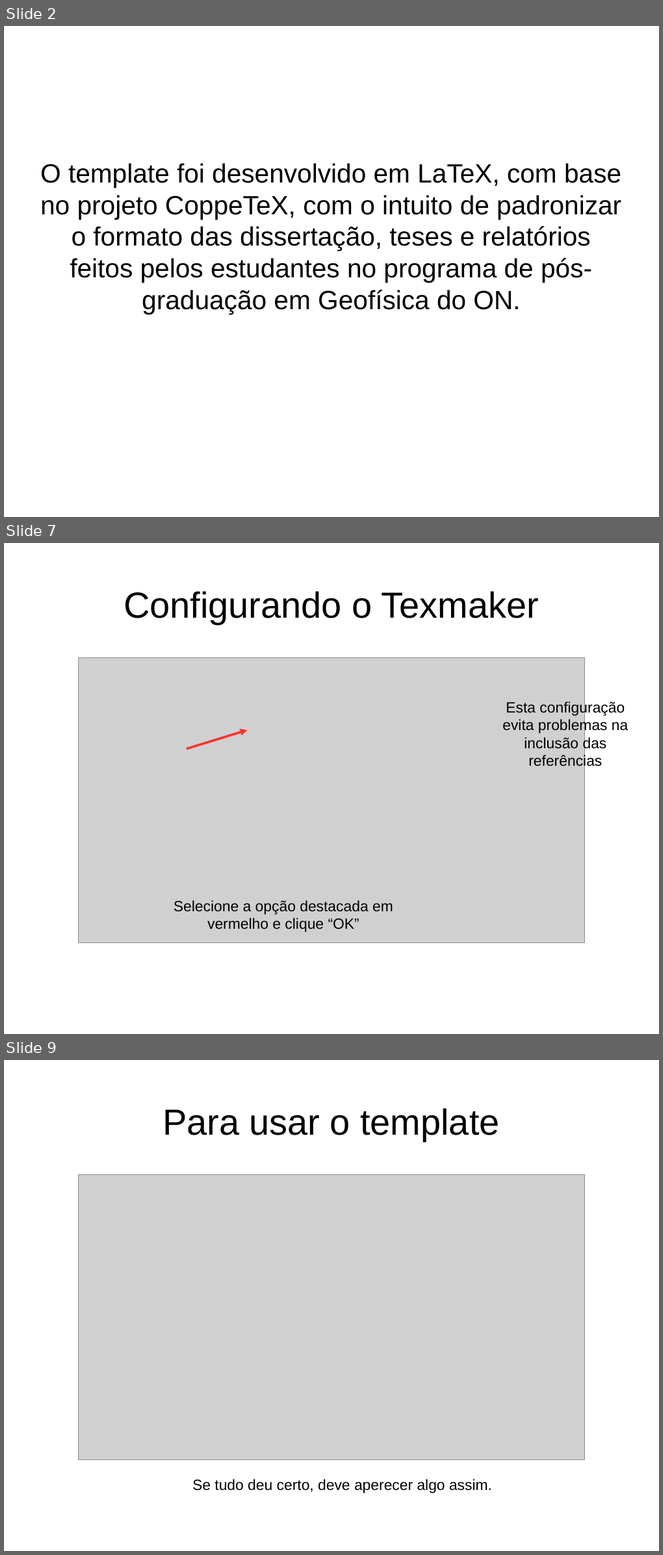
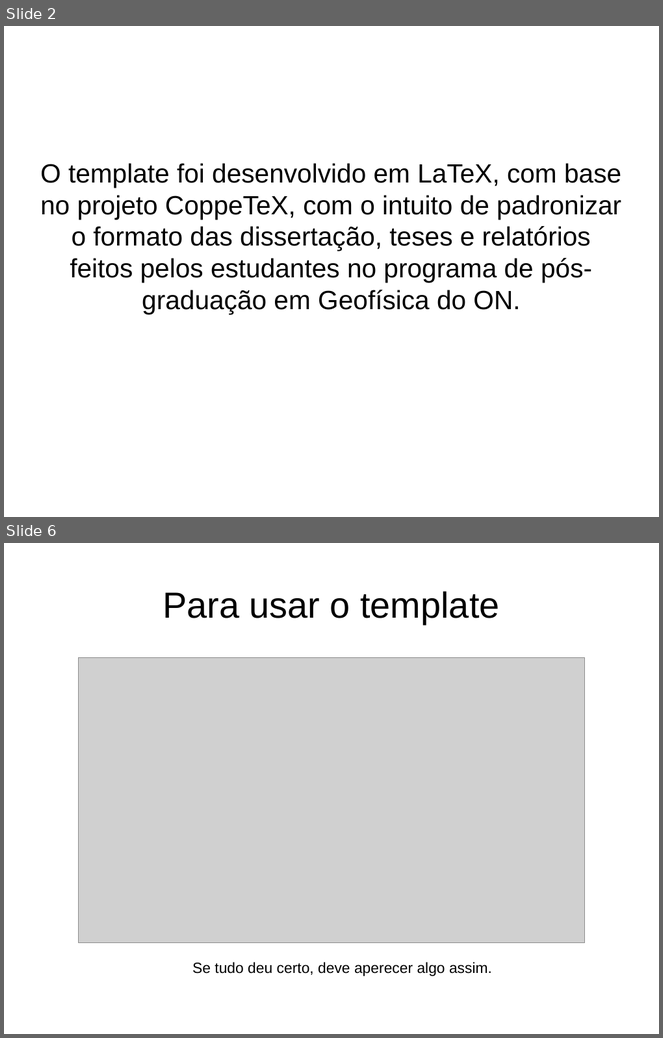
Before and after one commit to birocoles/Templates-geofisica-ON, a slide deck: Tutorial/tutorial_basico.odp. Shown one above the other, each under a label of ours: slides 2, 7 and 9 before the commit, slides 2 and 6 after it; the slides between them are not shown. The pictures are 663x1555 and 663x1038 pixels, drawn with LibreOffice and Linux fonts; fonts in the diff are those of the drawing; grey boxes stand for pictures. Boxes give left, top, right and bottom in pixels: in the first picture for what was removed or moved away, otherwise in the second. Text is boxed around its words. In the diff, an @@ line names an element or a change of style, - is before the commit and + after.

```diff
--- a/Tutorial/tutorial_basico.odp
+++ b/Tutorial/tutorial_basico.odp
@@ slide 7 removed at (4, 543, 659, 1034), background #FFFFFF @@
@@ title removed at (124, 591, 539, 624) @@
-Configurando o Texmaker
@@ picture removed at (78, 658, 585, 943) @@
@@ text removed at (503, 701, 628, 770) @@
-Esta configuração evita problemas na inclusão das referências
@@ arrow removed from (187, 748) to (247, 730) @@
@@ text removed at (174, 901, 393, 932) @@
-Selecione a opção destacada em
-vermelho e clique “OK”
@@ what was slide 9 is now slide 6 @@
```
Also in this commit, not shown: 12 slides changed, 1 slide added, 2 other slides removed, 3 other files.
